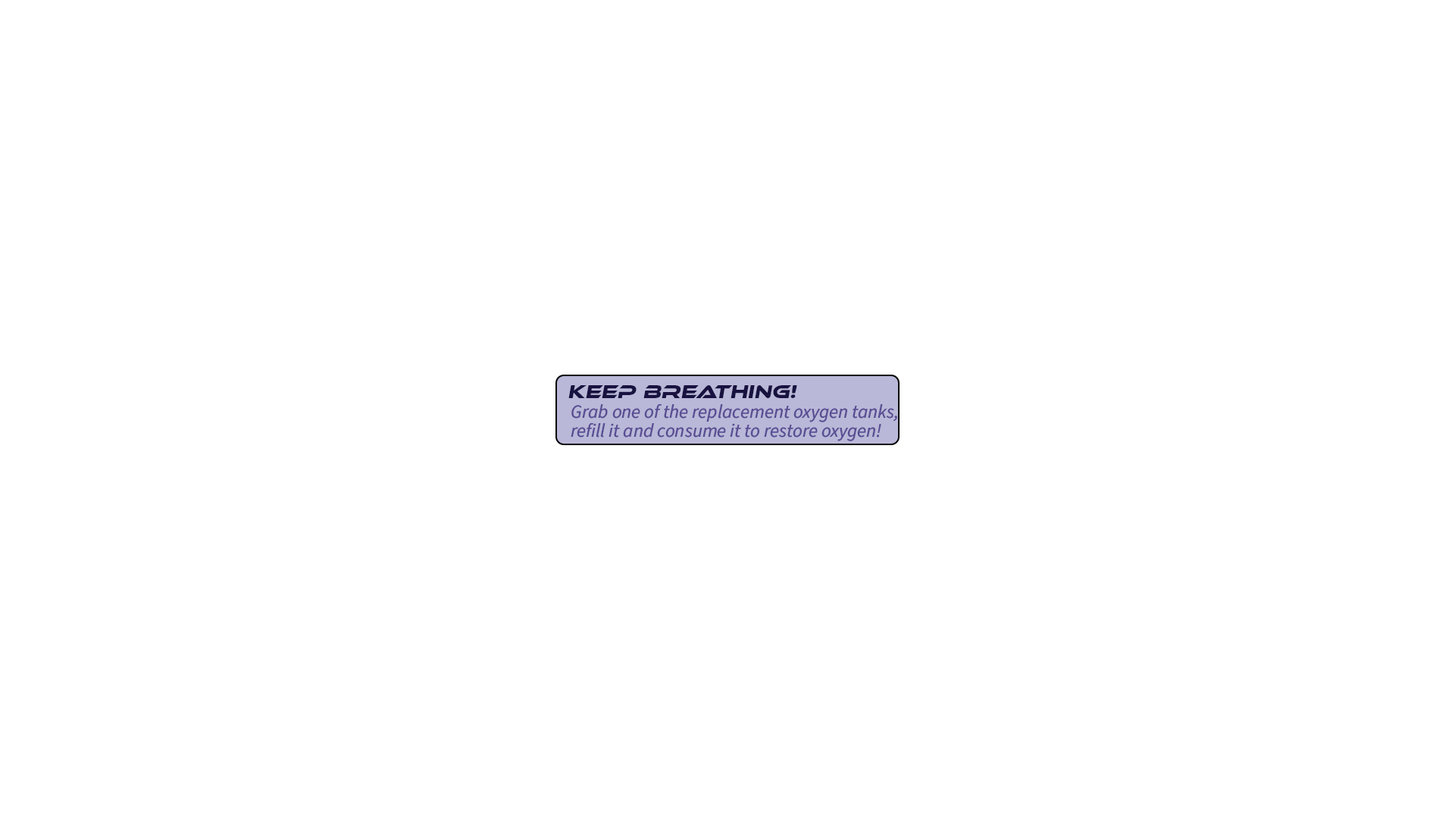
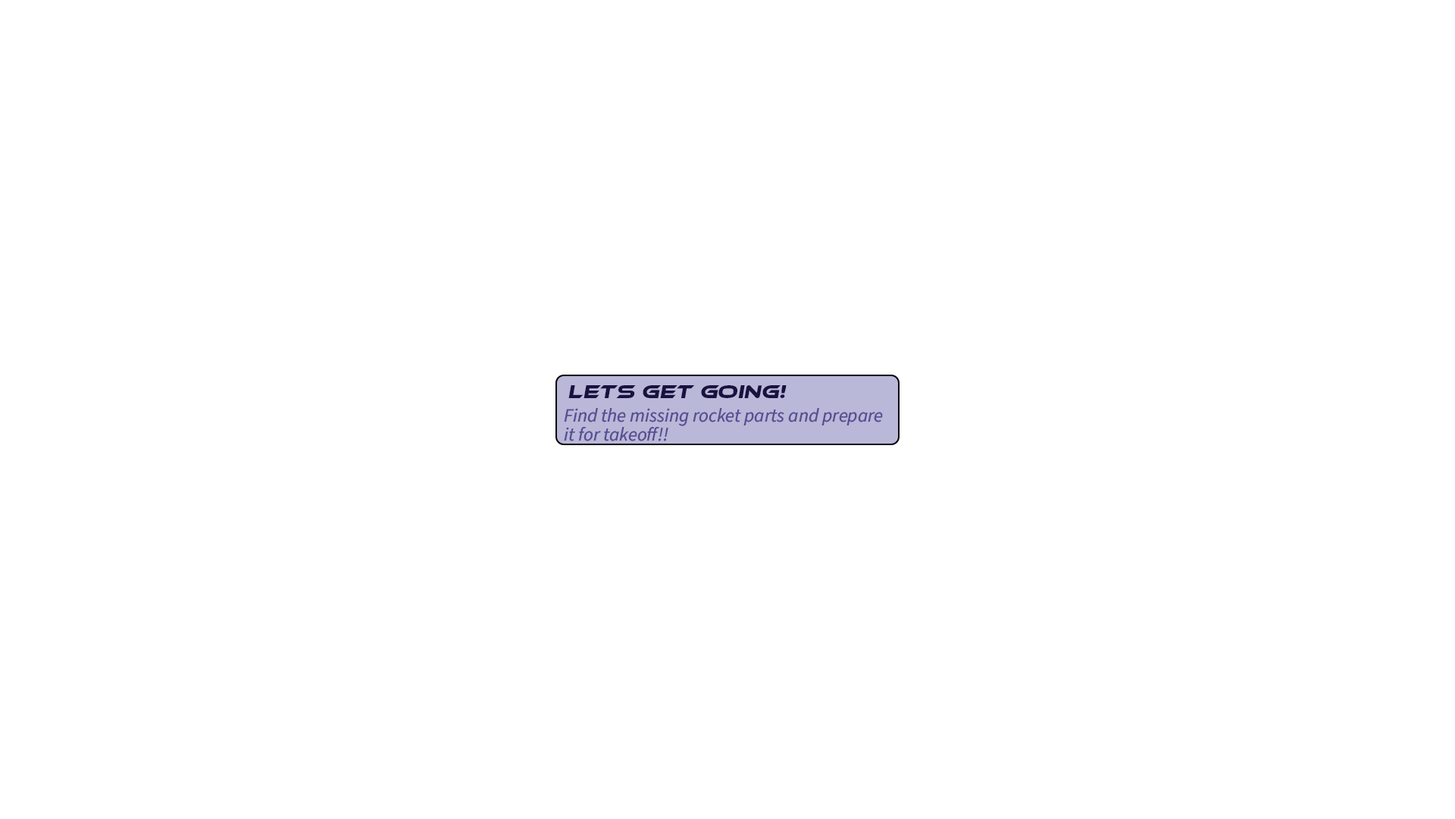
Layered file, before and after one edit (1455 x 819). Changes by layer:
renamed "Keep Breathing!" to "Lets get going!", painted on it over [left=568, top=385, right=798, bottom=398]
renamed "Grab one of the replacement oxygen tanks, refill it and consume" to "Find the missing rocket parts and prepare it for takeoff!!", painted on it over [left=563, top=404, right=898, bottom=442]
